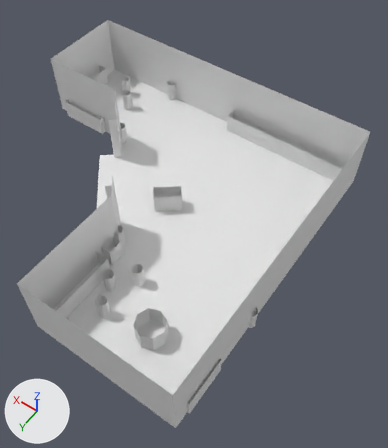
A saved change to the glTF model recursos/modelos/loja_do_luigi_colisao.glb.
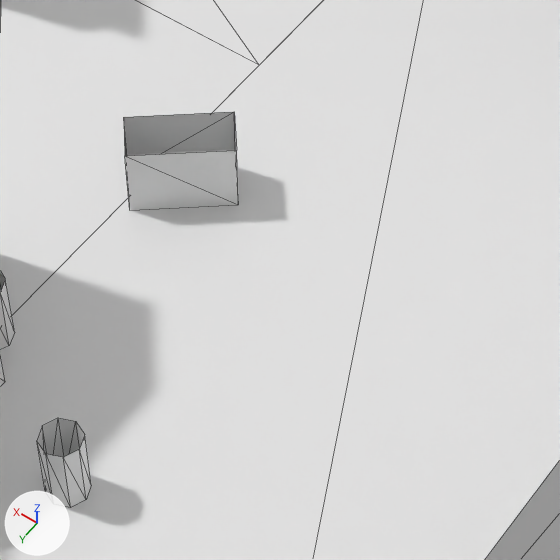
Old and new are each drawn whole from a camera (50 mm lens) standing at (447.62, -138.46, 41.28) and looking at (465.16, -163.01, 2.7) and again close up on the part from 31% to 68% of the width and 35% to 67% of the height. Arrows for +X, +Y and +Z are at lower left; the lights stay in place. The last two pictures show the newer version. The close-ups show mesh edges as thin lines. Vertices at exactly the same position are counted once.

Objects in the first close-up: 'loja_do_luigi_colisao'.
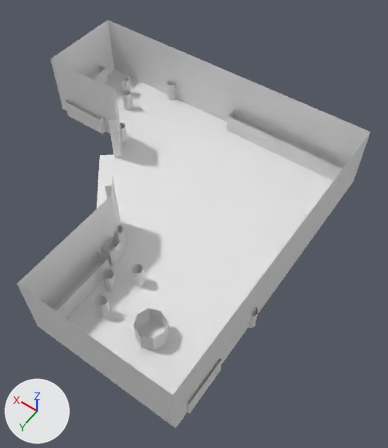
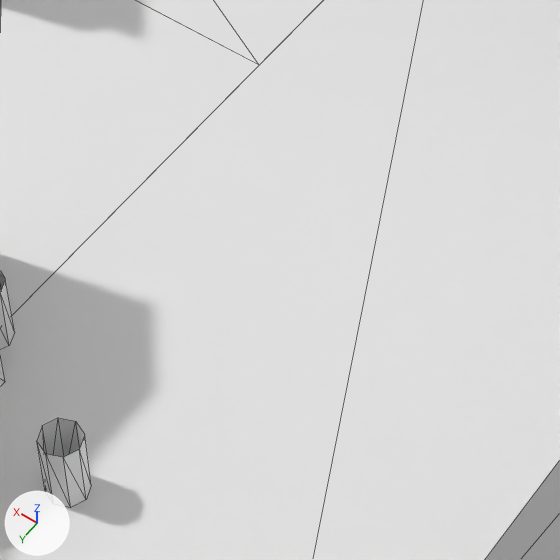
Patch to the scene script:
```diff
--- a/recursos/modelos/loja_do_luigi_colisao.glb.py
+++ b/recursos/modelos/loja_do_luigi_colisao.glb.py
@@ me_loja_do_luigi_colisao @@
 # used by ob_loja_do_luigi_colisao; location = (0.0, 0.0, 0.0)
-me_loja_do_luigi_colisao.from_pydata(...)  # 246 vertices, 245 faces; spans x 455.4..487.0, y -177.4..-147.6, z 1.9..8.4
+me_loja_do_luigi_colisao.from_pydata(...)  # 238 vertices, 237 faces; spans x 455.4..487.0, y -177.4..-147.6, z 1.9..8.4
+# me_loja_do_luigi_colisao part 1: the loose piece of 8 vertices spanning x 467.4..470.2, y -165.2..-162.6, z 1.9..3.9 is deleted
```

Changed parts and their boxes (x1, y1, x2, y2) in the close-ups (560 x 560 px):
part 1 of me_loja_do_luigi_colisao, deleted: before (124, 112, 238, 210)
